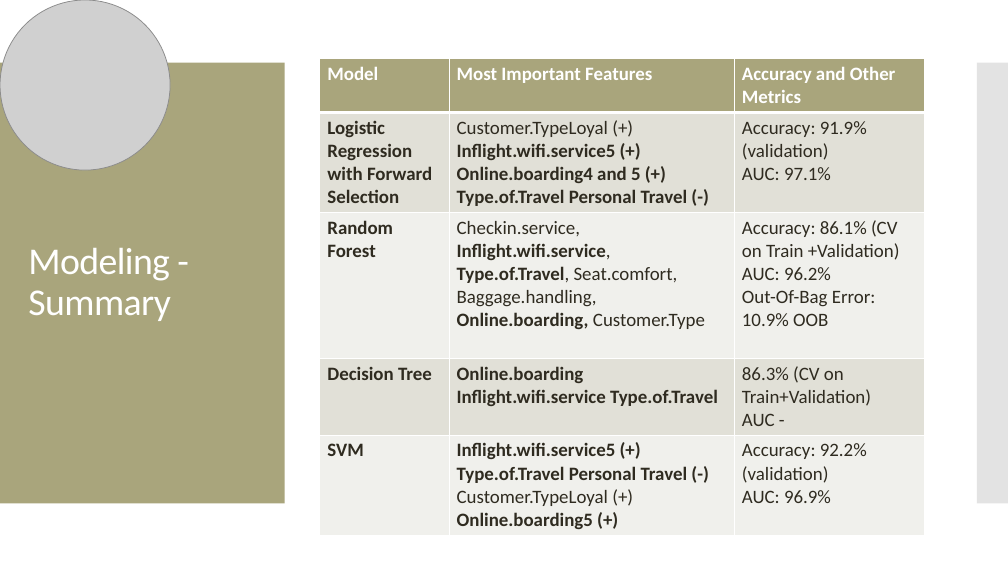
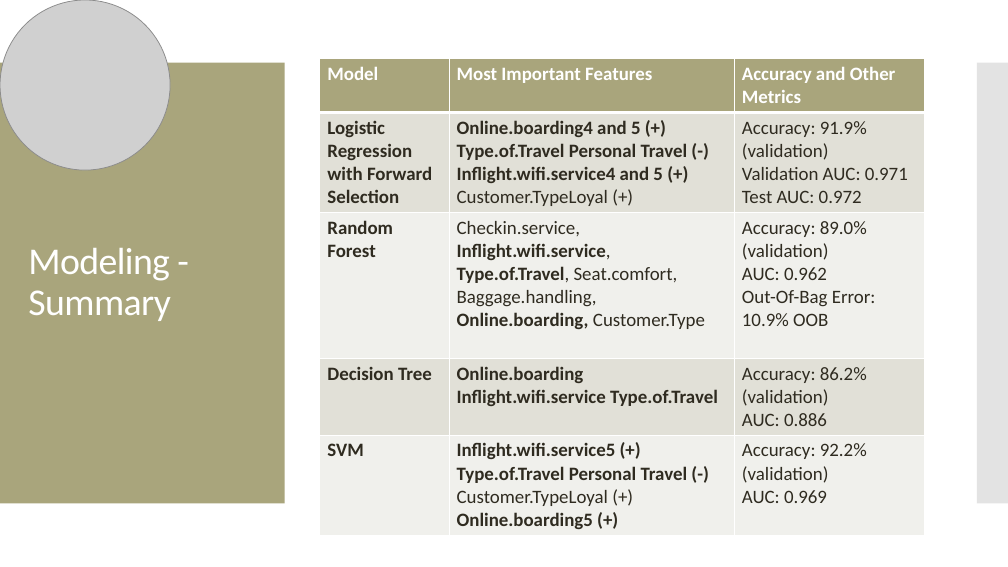
Before and after one commit to MGT-6203-Summer-2023-Edx/Team-6, a slide deck: slide 20 of Final Presentation Slides/Team_6_Final_Slides.pptx. Drawn at 1008x567 pixels with LibreOffice and Linux fonts; fonts in the diff are those of the drawing; grey boxes stand for pictures. Boxes give left, top, right and bottom in pixels: in the first picture for what was removed or moved away, otherwise in the second. Text is boxed around its words. In the diff, an @@ line names an element or a change of style, - is before the commit and + after.

```diff
--- a/Final Presentation Slides/Team_6_Final_Slides.pptx
+++ b/Final Presentation Slides/Team_6_Final_Slides.pptx
@@ table at [320, 59, 925, 533] @@
-row 2, column 2: Customer.TypeLoyal (+) / Inflight.wifi.service5 (+) / Online.boarding4 and 5 (+) / Type.of.Travel Personal Travel (-)
+row 2, column 2: Online.boarding4 and 5 (+) / Type.of.Travel Personal Travel (-) / Inflight.wifi.service4 and 5 (+) / Customer.TypeLoyal (+)
-row 2, column 3: Accuracy: 91.9% (validation) / AUC: 97.1%
+row 2, column 3: Accuracy: 91.9% (validation) / Validation AUC: 0.971 / Test AUC: 0.972
-row 3, column 3: Accuracy: 86.1% (CV on Train +Validation) / AUC: 96.2% / Out-Of-Bag Error: 10.9% OOB
+row 3, column 3: Accuracy: 89.0% (validation) / AUC: 0.962 / Out-Of-Bag Error: 10.9% OOB
-row 4, column 3: 86.3% (CV on Train+Validation) / AUC -
+row 4, column 3: Accuracy: 86.2% (validation) / AUC: 0.886
-row 5, column 3: Accuracy: 92.2% (validation) / AUC: 96.9%
+row 5, column 3: Accuracy: 92.2% (validation) / AUC: 0.969
```
Also in this commit, not shown: 1 other slide changed.
